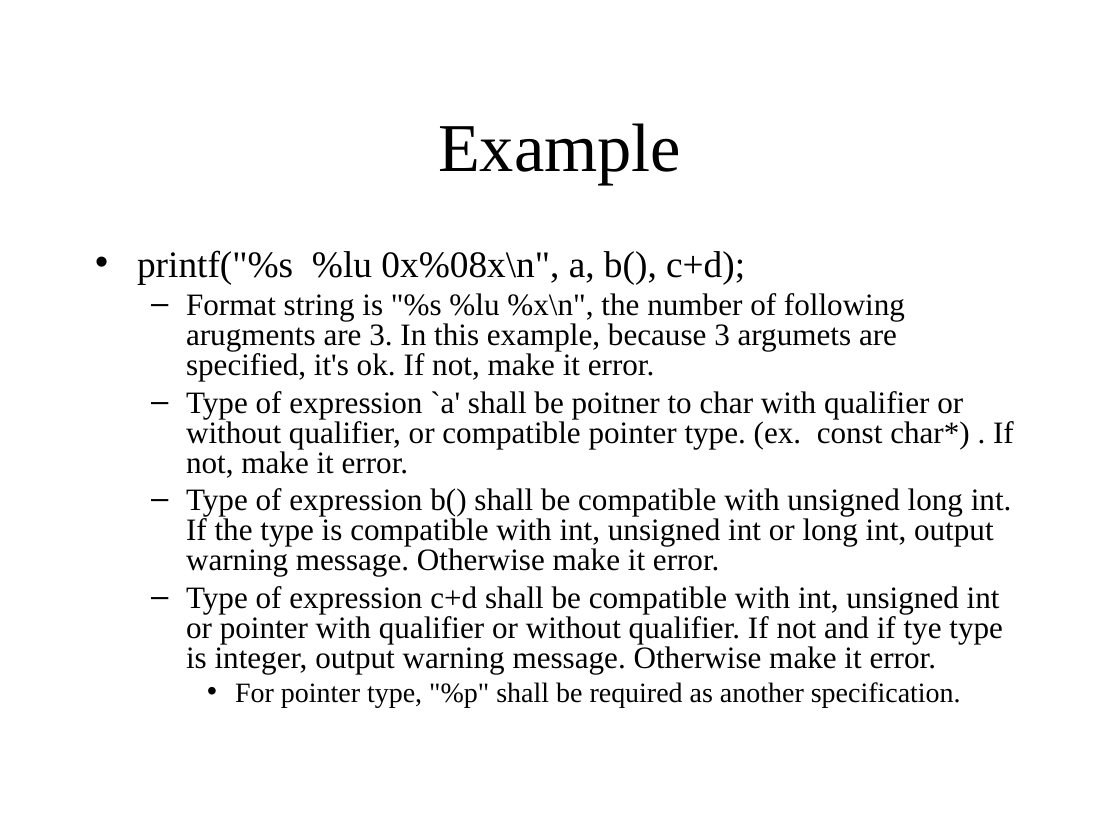
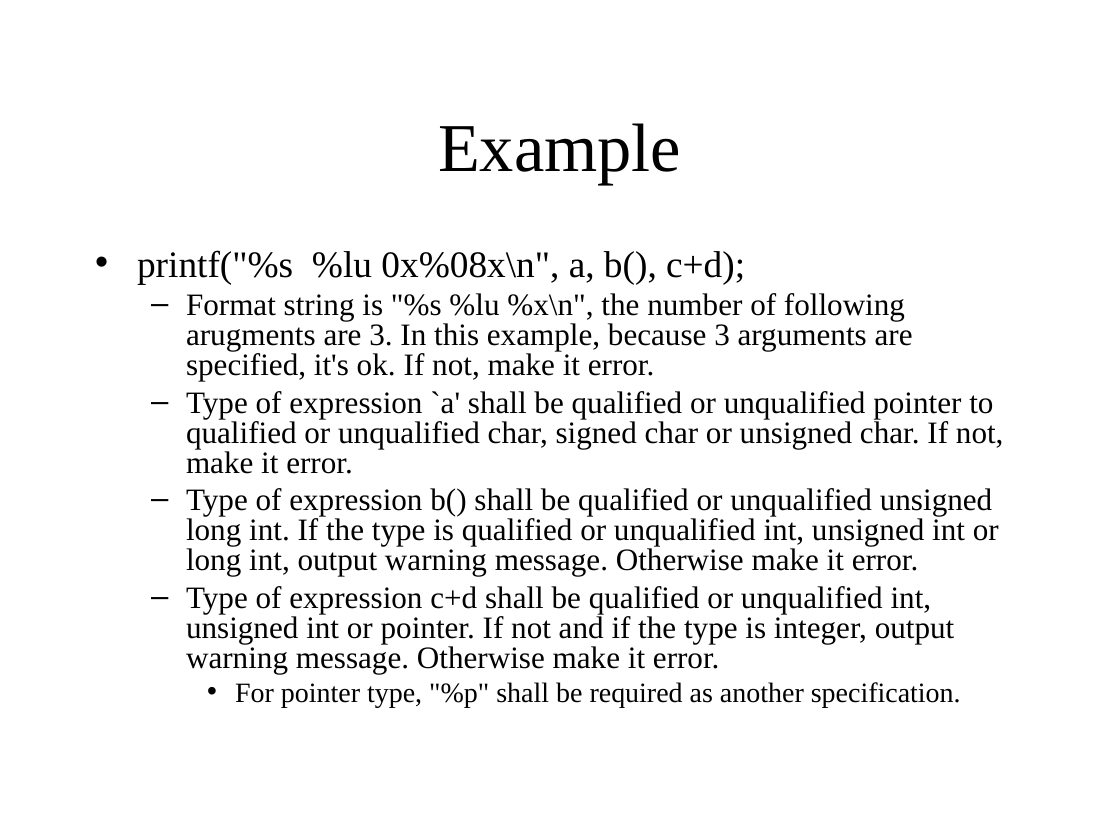
Before and after one commit to KeiHasegawa/printf_chk_doc, a slide deck: slide 3 of 01_spec_e.ppt. Drawn at 1120x840 pixels with LibreOffice and Linux fonts; fonts in the diff are those of the drawing. Boxes give left, top, right and bottom in pixels: in the first picture for what was removed or moved away, otherwise in the second. Text is boxed around its words. In the diff, an @@ line names an element or a change of style, - is before the commit and + after.

```diff
--- a/01_spec_e.ppt
+++ b/01_spec_e.ppt
@@ text at box(186, 293, 1004, 673): text changed @@
-  – Format string is "%s %lu %x\n", the number of following arugments are 3. In this example, because 3 argumets are specified, it's ok. If not, make it error.
-  – Type of expression `a' shall be poitner to char with qualifier or without qualifier, or compatible pointer type. (ex. const char*) . If not, make it error.
-  – Type of expression b() shall be compatible with unsigned long int. If the type is compatible with int, unsigned int or long int, output warning message. Otherwise make it error.
-  – Type of expression c+d shall be compatible with int, unsigned int or pointer with qualifier or without qualifier. If not and if tye type is integer, output warning message. Otherwise make it error.
+  – Format string is "%s %lu %x\n", the number of following arugments are 3. In this example, because 3 arguments are specified, it's ok. If not, make it error.
+  – Type of expression `a' shall be qualified or unqualified pointer to qualified or unqualified char, signed char or unsigned char. If not, make it error.
+  – Type of expression b() shall be qualified or unqualified unsigned long int. If the type is qualified or unqualified int, unsigned int or long int, output warning message. Otherwise make it error.
+  – Type of expression c+d shall be qualified or unqualified int, unsigned int or pointer. If not and if the type is integer, output warning message. Otherwise make it error.
```
Also in this commit, not shown: 1 other slide changed, 4 other files.
